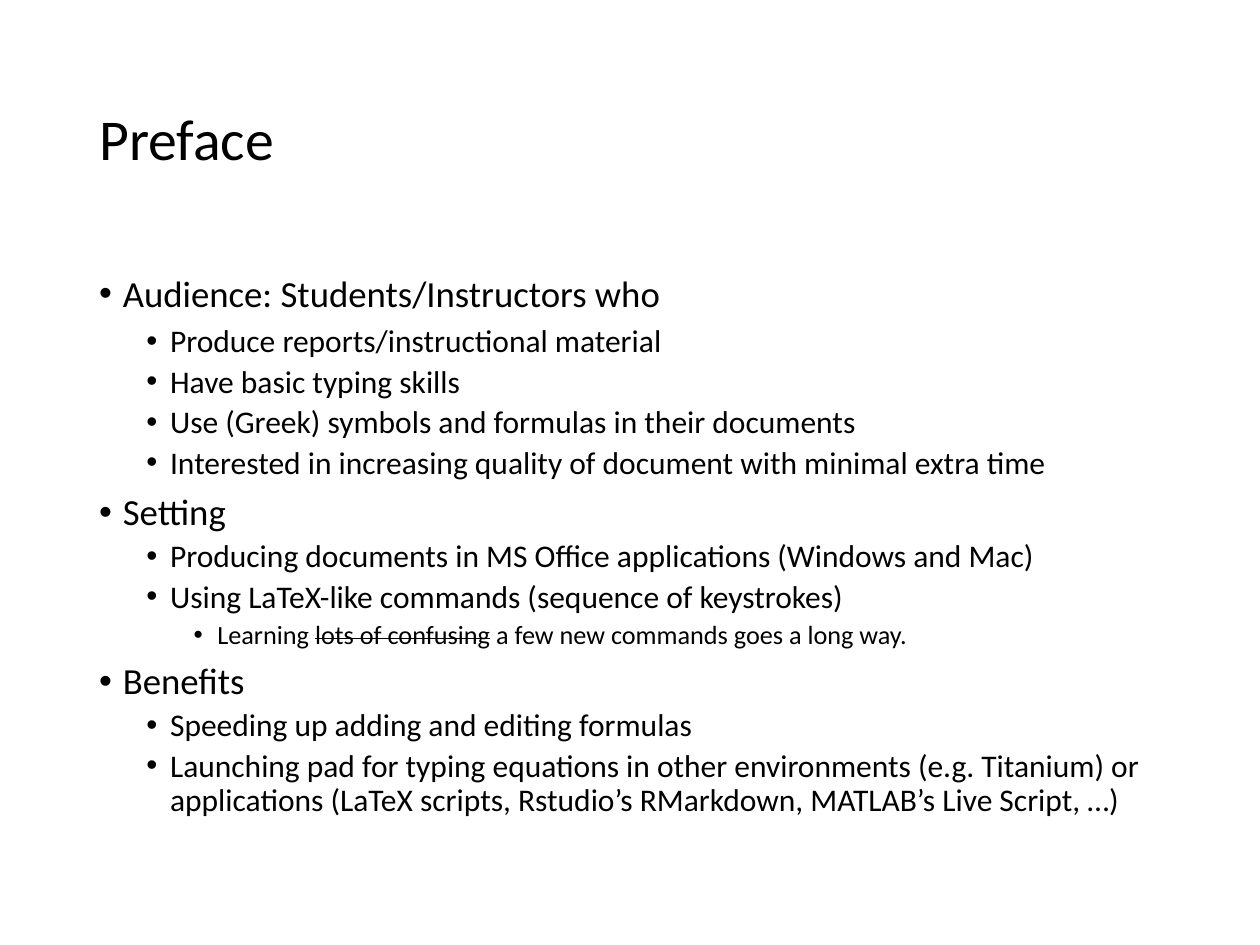
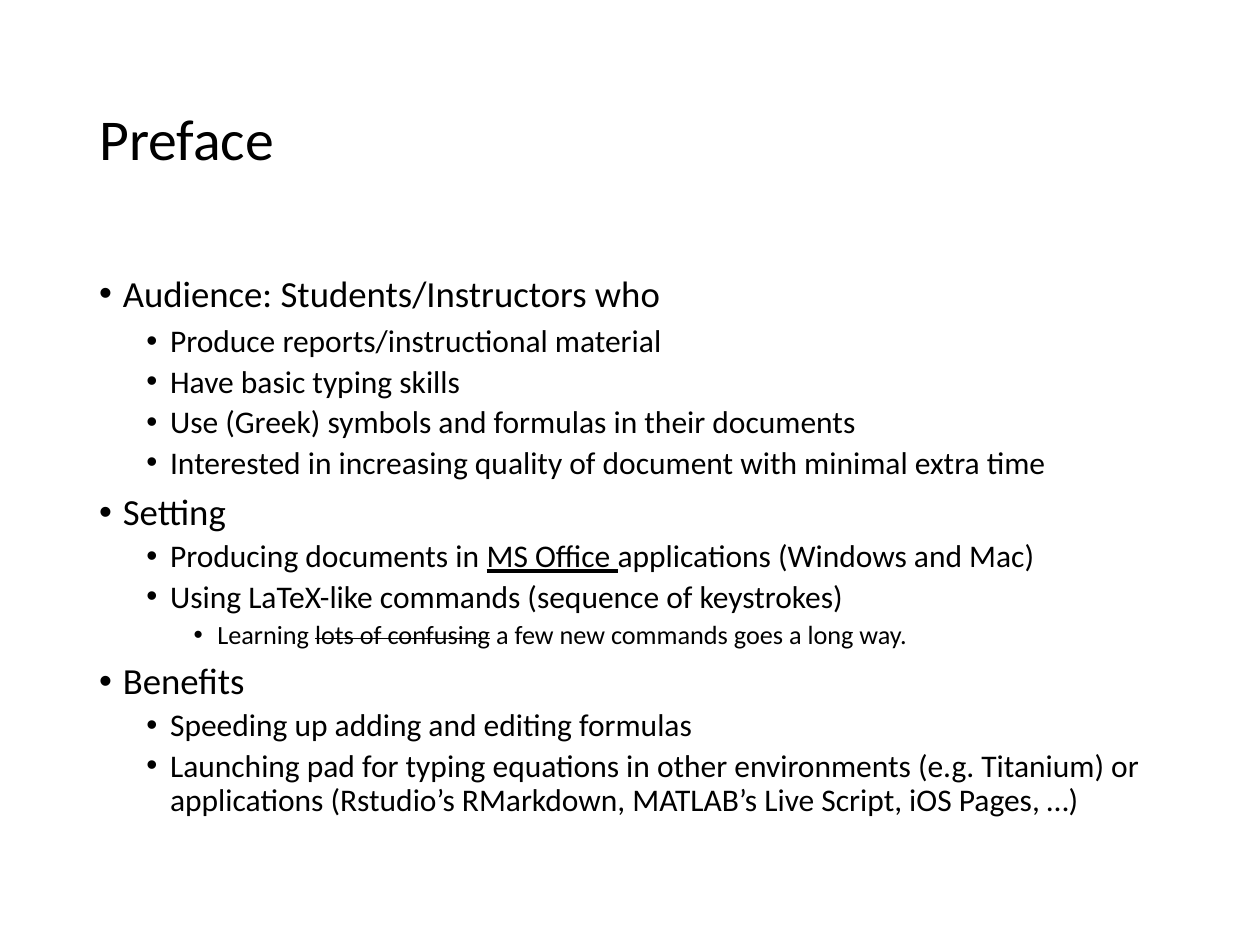
Before and after one commit to manabdoli/OfficeFormulaTips, a slide deck: slide 2 of Tips & Tricks Presentation Slides.pptx. Drawn at 1260x945 pixels with LibreOffice and Linux fonts; fonts in the diff are those of the drawing; background and template pictures are left out. Boxes give left, top, right and bottom in pixels: in the first picture for what was removed or moved away, otherwise in the second. Text is boxed around its words. In the diff, an @@ line names an element or a change of style, - is before the commit and + after.

```diff
--- a/Tips & Tricks Presentation Slides.pptx
+++ b/Tips & Tricks Presentation Slides.pptx
@@ text at (x1=170, y1=544, x2=1034, y2=573): underline on in "MS Office" @@
@@ text at (x1=170, y1=754, x2=1139, y2=817): text changed @@
-  • Launching pad for typing equations in other environments (e.g. Titanium) or applications (LaTeX scripts, Rstudio’s RMarkdown, MATLAB’s Live Script, …)
+  • Launching pad for typing equations in other environments (e.g. Titanium) or applications (Rstudio’s RMarkdown, MATLAB’s Live Script, iOS Pages, …)
```
Also in this commit, not shown: 1 other slide changed, 1 slide added.
